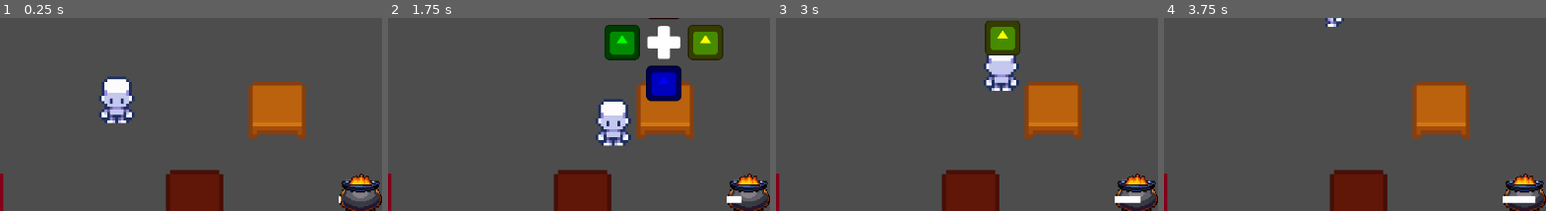
Above: before the commit, frames 1-4 (left to right).
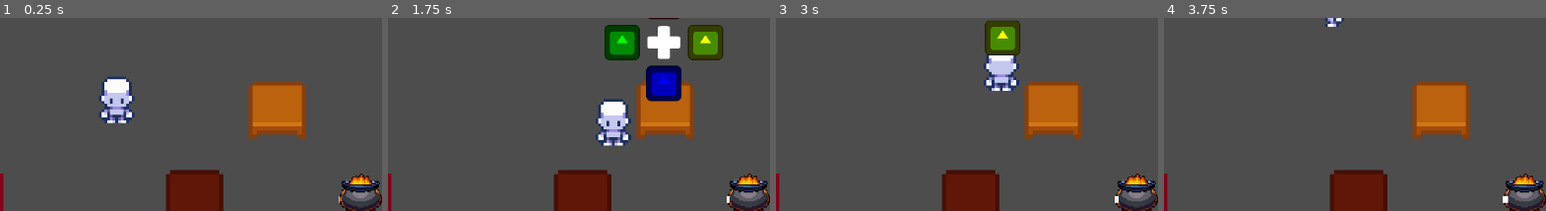
Above: after the commit, the same moments.

Repository: Daniloxls/Artesao-do-Carnaval
Game: Godot game, scene res://scenes/game.tscn
The game is run twice, just before and just after one commit, with the same random seed, the same clock (stepped at 60 frames per second) and the same inputs. The engine's default icon, where the game draws it, is replaced by a stand-in: a white triangle on a blue panel in a dark square.
Inputs:
- Up to frame 1 (0.25 s): no input
- Up to frame 2 (1.75 s): tap Enter at 0.5 s; hold Right (right) 0.53-1.28 s; tap Space (interact) at 0.6, 1.35 s; hold Down (down) from 1.28 s (still down)
- Up to frame 3 (3 s): release Down (down) at 2.03 s; hold Right (right) 2.03-2.78 s; tap Space (interact) at 2.1, 2.85 s; hold Up (up) from 2.78 s (still down)
- Up to frame 4 (3.75 s): release Up (up) at 3.53 s; hold Left (left) from 3.53 s (still down); tap Space (interact) at 3.6 s
The pictures show only the part of the screen within x 11-61%, y 44-94%; the shares and areas given below are measured in that part.

The runs differ from the first frame. In frame 1, less than 0.1% of the frame differs, in the area x 88-90%, y 91-96%; in frame 2, 0.1%; in frame 3, 0.2%; in frame 4, 0.3%, in the area x 89-98%, y 92-96%.

Commit message:
feat: messagem feedback e balão de dialogo

Diff:
--- a/project.godot
+++ b/project.godot
@@ -16,8 +16,12 @@
 
 config/name="Jogo Jam"
 run/main_scene="uid://dkpmcw5ecd737"
-config/features=PackedStringArray("4.6", "Forward Plus")
+config/features=PackedStringArray("4.5", "Forward Plus")
 config/icon="res://icon.svg"
+
+[autoload]
+
+DialogManager="*res://scripts/dialog_manager.gd"
 
 [input]
 
--- /dev/null
+++ b/scenes/dialog_balloon.tscn
@@ -0,0 +1,37 @@
+[gd_scene load_steps=4 format=3 uid="uid://c1jr6832fcx3u"]
+
+[ext_resource type="Script" uid="uid://d2plhteb46jg4" path="res://scripts/dialog_balloon.gd" id="1_3qbox"]
+[ext_resource type="Texture2D" uid="uid://dqeijn2kmubjr" path="res://assets/dialog_balloon.png" id="1_165cp"]
+[ext_resource type="FontFile" uid="uid://cifa1pryng2s2" path="res://assets/fonts/minecraft/Minecraft.ttf" id="3_v5hwa"]
+
+[node name="DialogBox" type="MarginContainer"]
+offset_right = 56.0
+offset_bottom = 56.0
+script = ExtResource("1_3qbox")
+
+[node name="DialogBackground" type="NinePatchRect" parent="."]
+layout_mode = 2
+texture = ExtResource("1_165cp")
+region_rect = Rect2(-0.25385284, -0.33613968, 32.209213, 32.42684)
+patch_margin_left = 28
+patch_margin_top = 28
+patch_margin_right = 28
+patch_margin_bottom = 28
+
+[node name="DialogLabelMargin" type="MarginContainer" parent="."]
+layout_mode = 2
+theme_override_constants/margin_left = 10
+theme_override_constants/margin_top = 10
+theme_override_constants/margin_right = 10
+theme_override_constants/margin_bottom = 10
+
+[node name="DialogLabel" type="Label" parent="DialogLabelMargin"]
+layout_mode = 2
+theme_override_colors/font_color = Color(0, 0, 0, 1)
+theme_override_fonts/font = ExtResource("3_v5hwa")
+theme_override_font_sizes/font_size = 16
+text = "teste"
+
+[node name="DeleteTimer" type="Timer" parent="."]
+
+[connection signal="timeout" from="DeleteTimer" to="." method="_on_delete_timer_timeout"]
--- a/scenes/tables/glue_pot.tscn
+++ b/scenes/tables/glue_pot.tscn
@@ -40,11 +40,13 @@
 offset_left = -32.0
 offset_right = 32.0
 offset_bottom = 10.0
-value = 100.0
 texture_progress = ExtResource("5_f6dk8")
 
 [node name="startProgress" type="Timer" parent="."]
 one_shot = true
 
+[node name="DialogSpawner" type="Marker2D" parent="."]
+position = Vector2(0, -50)
+
 [connection signal="timeout" from="SpawnTimer" to="." method="_on_spawn_timer_timeout"]
 [connection signal="timeout" from="startProgress" to="." method="_on_start_progress_timeout"]
--- /dev/null
+++ b/scripts/dialog_balloon.gd
@@ -0,0 +1,25 @@
+extends MarginContainer
+
+@onready var dialog_label: Label = $DialogLabelMargin/DialogLabel
+@onready var delete_timer: Timer = $DeleteTimer
+
+const MAX_WIDTH = 256
+
+func display_text(text_to_display: String):
+	dialog_label.text = text_to_display
+	await resized
+	custom_minimum_size.x = min(size.x, MAX_WIDTH)
+
+	if size.x > MAX_WIDTH:
+		dialog_label.autowrap_mode = TextServer.AUTOWRAP_WORD
+		await resized
+		await resized
+		custom_minimum_size.y = size.y
+
+	global_position.x -= size.x / 2
+	global_position.y -= size.y + 24
+
+	delete_timer.start()
+
+func _on_delete_timer_timeout() -> void:
+	queue_free()
--- /dev/null
+++ b/scripts/dialog_manager.gd
@@ -0,0 +1,9 @@
+extends Node
+
+const DIALOG_BALLOON = preload("res://scenes/dialog_balloon.tscn")
+
+func start_message(position: Vector2, message: String):
+	var dialog_box = DIALOG_BALLOON.instantiate()
+	get_tree().root.add_child(dialog_box)
+	dialog_box.global_position = position
+	dialog_box.display_text(message)
--- a/scripts/glue_pot.gd
+++ b/scripts/glue_pot.gd
@@ -6,7 +6,14 @@
 @onready var progressBar = $ProgressBar as TextureProgressBar
 @onready var startProgress = $startProgress as Timer
 
-@export var timeToExplode = 5
+@export var timeToExplode = 30
+
+var lines : Array[String] = [
+	"Jà passei cola neste!",
+	"Cola demais estraga!",
+	"Hora de por os apetrechos!",
+	"Aqui já tá bom de cola!"
+]
 
 var puddles = [
 	preload("res://scenes/tables/puddles/glue_puddle_01.tscn"),
@@ -50,7 +57,10 @@
 			activePlayer.is_locked = true
 			isStirring = true
 	elif(activePlayer.held_item is MaskItem):
-		(activePlayer.held_item as MaskItem).with_glue = true
+		if((activePlayer.held_item as MaskItem).with_glue == false):
+			(activePlayer.held_item as MaskItem).with_glue = true
+		else:
+			DialogManager.start_message($DialogSpawner.global_position, lines.pick_random())
 
 func _on_spawn_timer_timeout() -> void:
 	var choiced = puddles.pick_random()
Binary file added: assets/dialog_balloon.png
Not shown, added: assets/dialog_balloon.png.import
Binary file added: assets/fonts/minecraft/Minecraft.ttf
Not shown, added: assets/fonts/minecraft/Minecraft.ttf.import
Not shown: 1 places in scenes/tables/glue_pot.tscn that only renumber resources
Not shown, added: scripts/dialog_balloon.gd.uid
Not shown, added: scripts/dialog_manager.gd.uid
Not shown, changed: README.md
